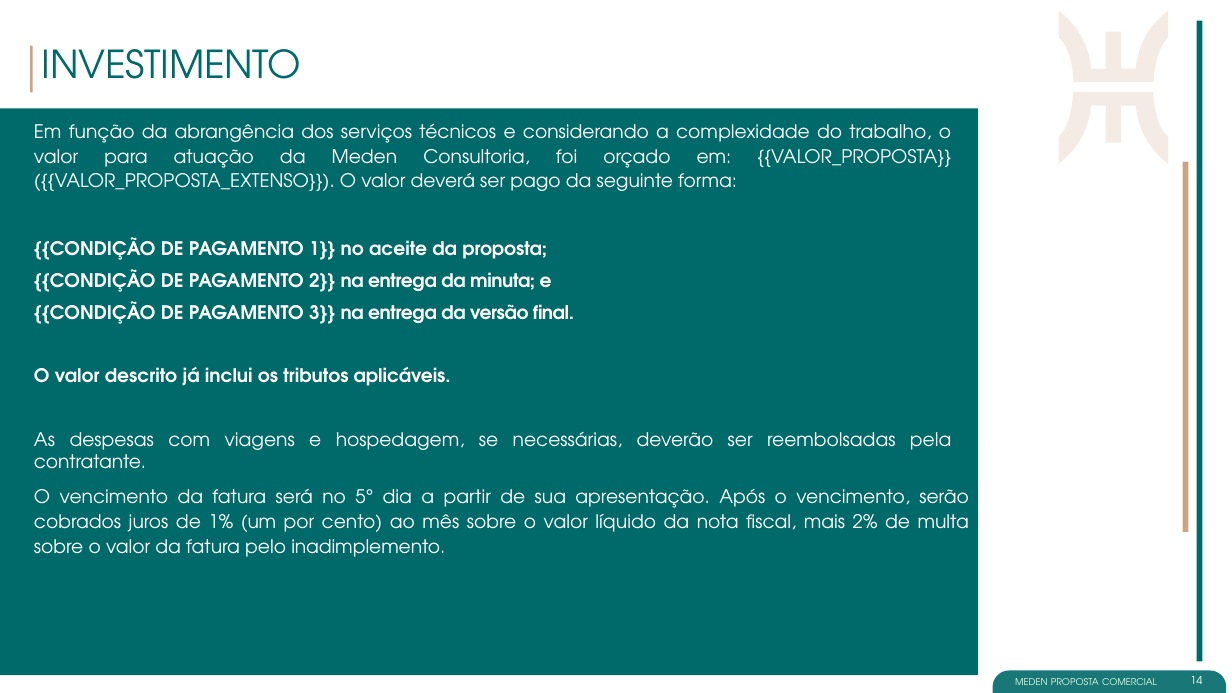
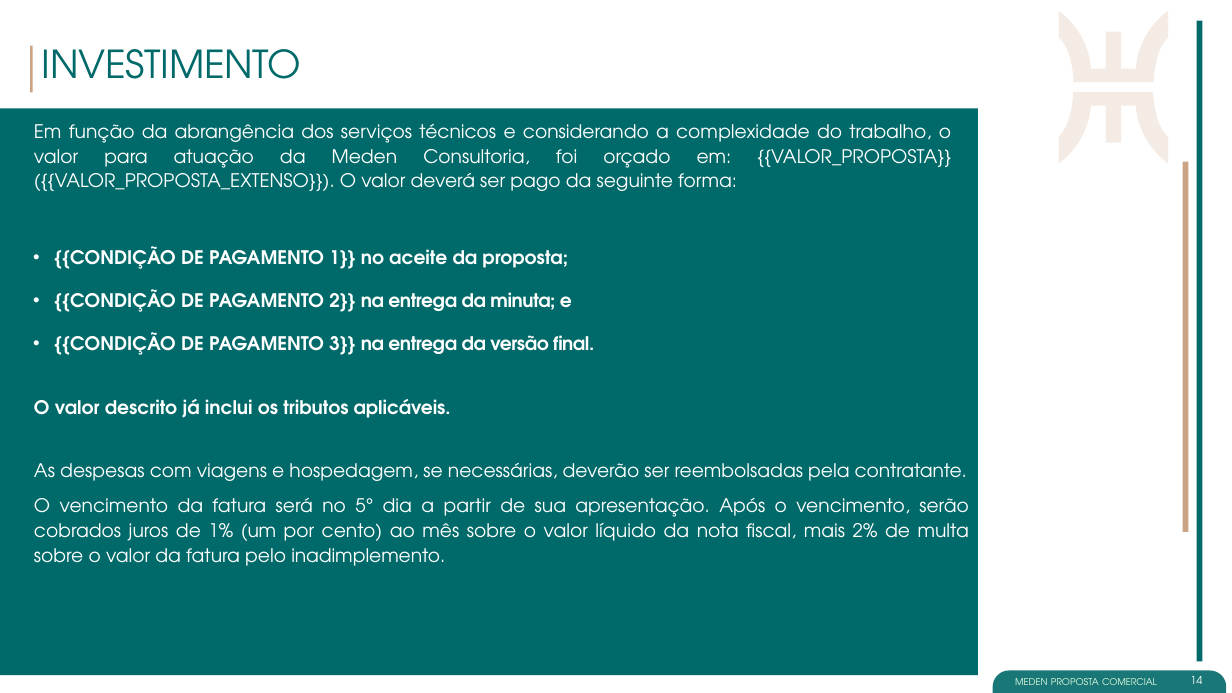
Before and after one commit to lucaspasqualini/proposal-compass-flow, a slide deck: slide 14 of public/templates/proposta_modelo.pptx. Drawn at 1232x693 pixels with LibreOffice and Linux fonts; fonts in the diff are those of the drawing. Boxes give left, top, right and bottom in pixels: in the first picture for what was removed or moved away, otherwise in the second. Text is boxed around its words. In the diff, an @@ line names an element or a change of style, - is before the commit and + after.

```diff
--- a/public/templates/proposta_modelo.pptx
+++ b/public/templates/proposta_modelo.pptx
@@ text at <box>54,246,594,355</box>: letter spacing 0.1 to 0 pt in "no"; letter spacing -0.1 to 0 pt in "proposta;"; bullet none to •; line spacing 1.1 to 1.5; line spacing 1 to 1.5 @@
```
Also in this commit, not shown: 2 other slides changed.
